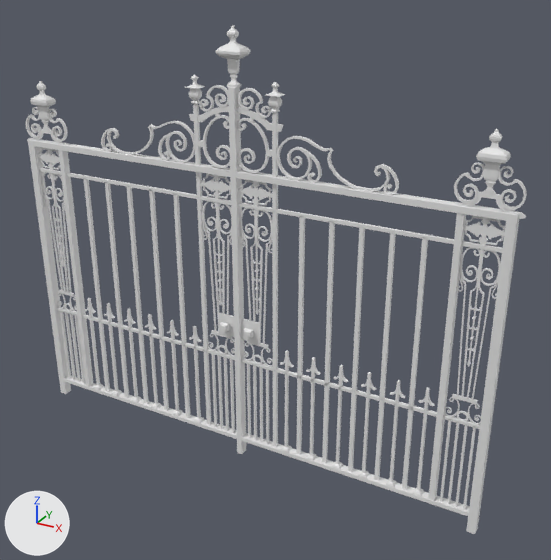
Two versions of the Blender file 3d_assets/outside/gate.blend, one commit apart.
Rendered twice from a 50 mm lens placed at (212.0, -341.0, 294.0), pointed at (21.0, 7.0, 120.0). The lights are fixed; the arrows at lower left show +X, +Y and +Z.

Script lines for the objects in view, before the commit:
```python
me_cube_002 = bpy.data.meshes.new('Cube.002')
me_cube_002.from_pydata(...)  # 284 vertices, 154 faces; spans x -150.0..150.0, y -3.0..3.0, z 0.0..183.0
me_cube_004 = bpy.data.meshes.new('Cube.004')
me_cube_004.from_pydata(...)  # 1522 vertices, 1544 faces; spans x -146.0..146.0, y -5.0..4.0, z 86.0..220.0
me_cube_005 = bpy.data.meshes.new('Cube.005')
me_cube_005.from_pydata(...)  # 373 vertices, 350 faces; spans x -142.0..142.0, y -5.0..5.0, z 0.0..257.0
ob_a = bpy.data.objects.new('a', me_cube_002)
ob_a.location = (0.0, 0.0, 0.0)
ob_b = bpy.data.objects.new('b', me_cube_005)
ob_b.location = (0.0, 0.0, 0.0)
ob_e = bpy.data.objects.new('e', me_cube_004)
ob_e.location = (0.0, 0.0, 0.0)
# also in view: 'd' at (0.0, 0.0, 147.0); 'c' at (0.0, 0.0, 115.0)
```
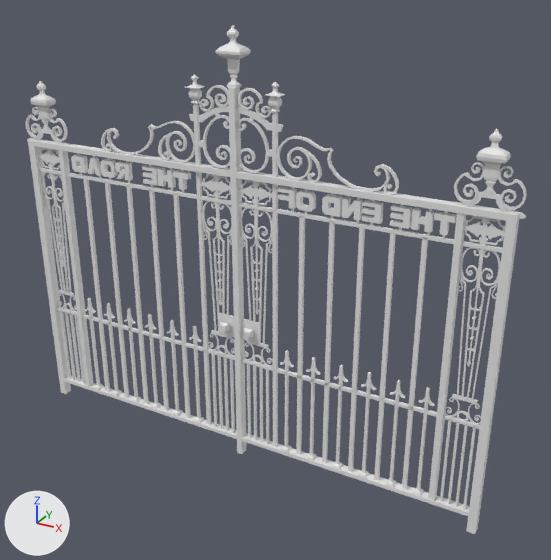
Commit message: Added letters to the gate.

What differs and where, as boxes [x1, y1, x2, y2] in the pictures (551 x 560 px):
'letters', added
    after: [71, 153, 457, 238]

Edits to the bpy script that builds the scene:
```text
Add me_plane_013:
    me_plane_013.from_pydata(...)  # 964 vertices, 806 faces; spans x -116.0..122.0, y -2.0..2.0, z 165.0..180.0
Add ob_letters:
    ob_letters = bpy.data.objects.new('letters', me_plane_013)
    ob_letters.location = (0.0, 0.0, 0.0)
```
